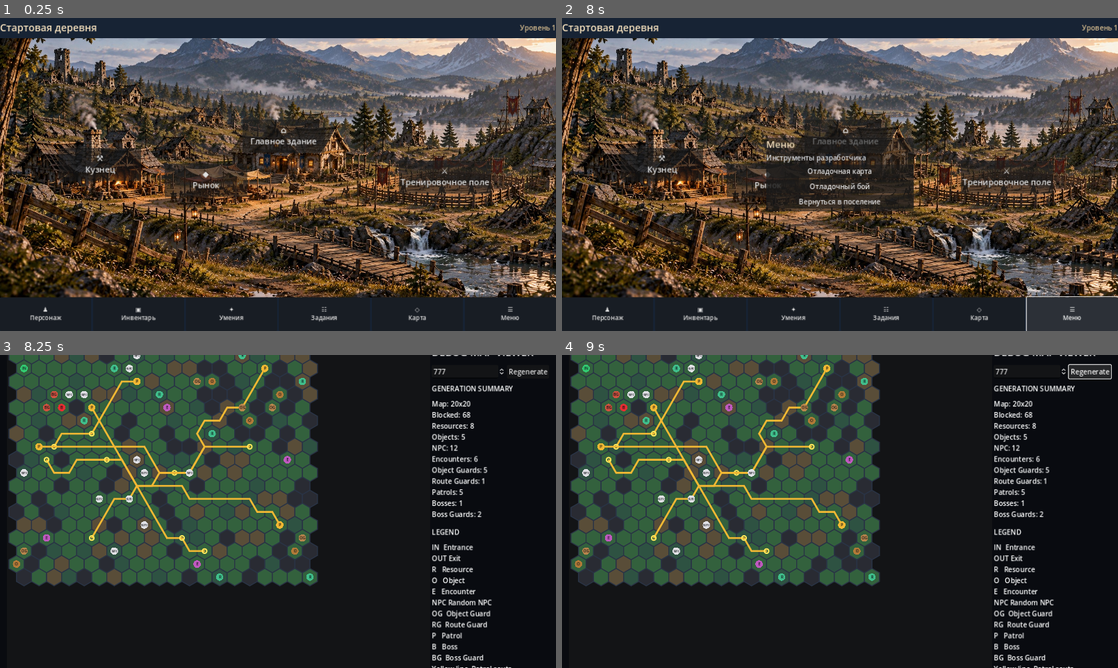
Above: before the commit, frames 1-4 (two rows, left to right).
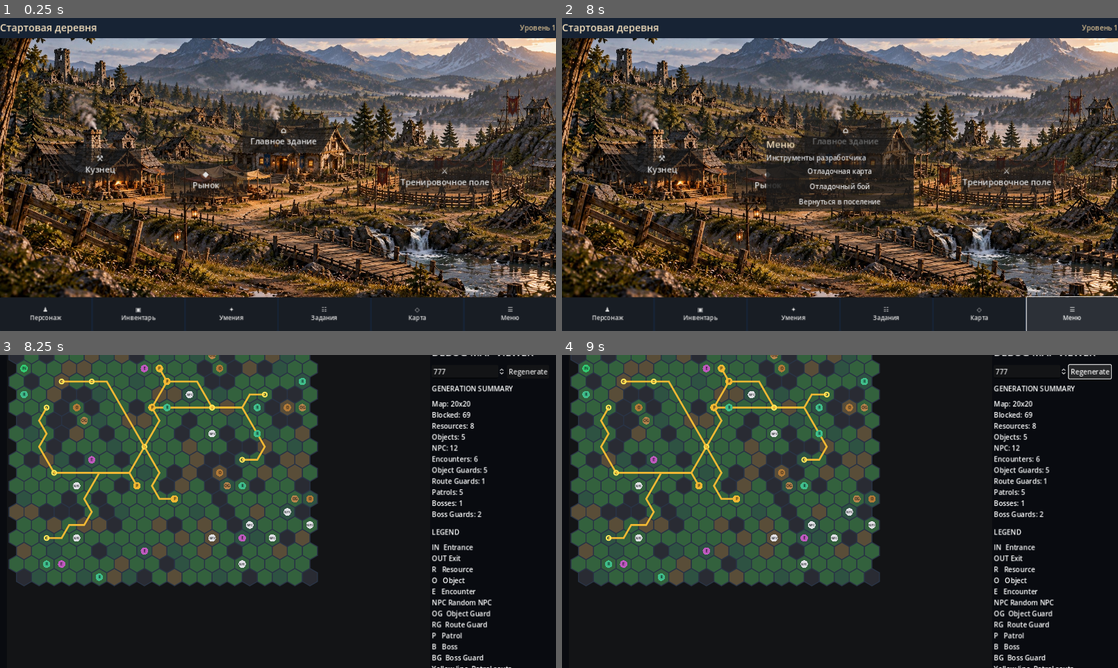
Above: after the commit, the same moments.

Repository: Archoniou1987/Battle-of-Artheon
Game: Godot game, scene res://scenes/main/main.tscn
Two runs of this game, one before a commit and one after it. Both use one fixed random seed, a clock stepped at 60 frames per second and the inputs below.
Inputs:
- Up to frame 1 (0.25 s): no input
- Up to frame 2 (8 s): click "⚒ Кузнец" at 0.5 s; click "◆ Рынок" at 1.25 s; click "⌂ Главное здание" at 2 s; click "⚔ Тренировочное поле" at 2.75 s; click "♟ Персонаж" at 3.5 s; click "▣ Инвентарь" at 4.25 s; click "✦ Умения" at 5 s; click "☷ Задания" at 5.75 s; click "◇ Карта" at 6.5 s; click "☰ Меню" at 7.25 s
- Up to frame 3 (8.25 s): click "Отладочная карта" at 8 s
- Up to frame 4 (9 s): click "Regenerate" at 8.75 s

Frames 1-2 are identical in both runs. In frame 3, 19% of the frame differs, in the area x 1-85%, y 0-74%; in frame 4, 19%.

Commit message:
Align offset-row hex coordinates with neighbors, distance and generated paths

Diff:
--- a/core/map/location_generator.gd
+++ b/core/map/location_generator.gd
@@ -20,16 +20,17 @@
 	var guaranteed_path:Array[Vector2i]=[]
 	var cursor:=entrance
 	guaranteed_path.append(cursor)
-	while cursor.x<exit.x:
-		# Axial hex coordinates: (q+1,r+1) is NOT an adjacent hex.
-		# Keep each guaranteed-path step at hex distance exactly one.
-		var next:=Vector2i(cursor.x+1,cursor.y)
-		if cursor.y>exit.y and rng.randf()<0.55:
-			next.y-=1
-		cursor=next
-		guaranteed_path.append(cursor)
-	while cursor.y!=exit.y:
-		cursor=Vector2i(cursor.x,cursor.y+(1 if cursor.y<exit.y else -1))
+	# Walk the rectangular offset grid using real hex neighbors.
+	# First move horizontally, then finish with a shortest hex path.
+	while cursor != exit:
+		var candidates:Array[Vector2i]=[]
+		var best_distance:=HexGrid.distance(cursor,exit)
+		for neighbor in HexGrid.neighbors(cursor):
+			if map.in_bounds(neighbor) and HexGrid.distance(neighbor,exit)<best_distance:
+				candidates.append(neighbor)
+		if candidates.is_empty():
+			break
+		cursor=candidates[rng.randi_range(0,candidates.size()-1)]
 		guaranteed_path.append(cursor)
 	var protected:Dictionary={}
 	for pos in guaranteed_path:
